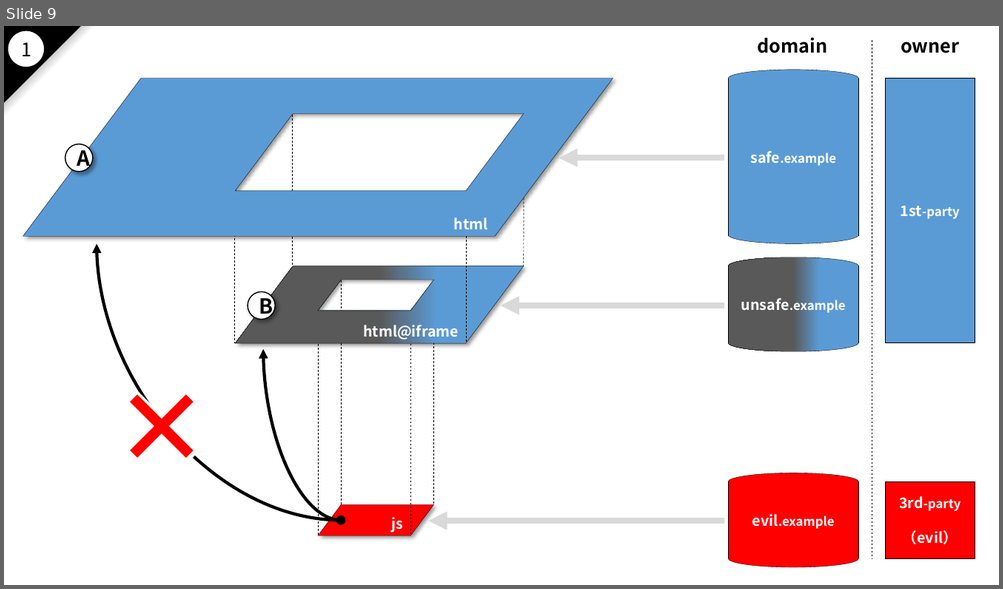
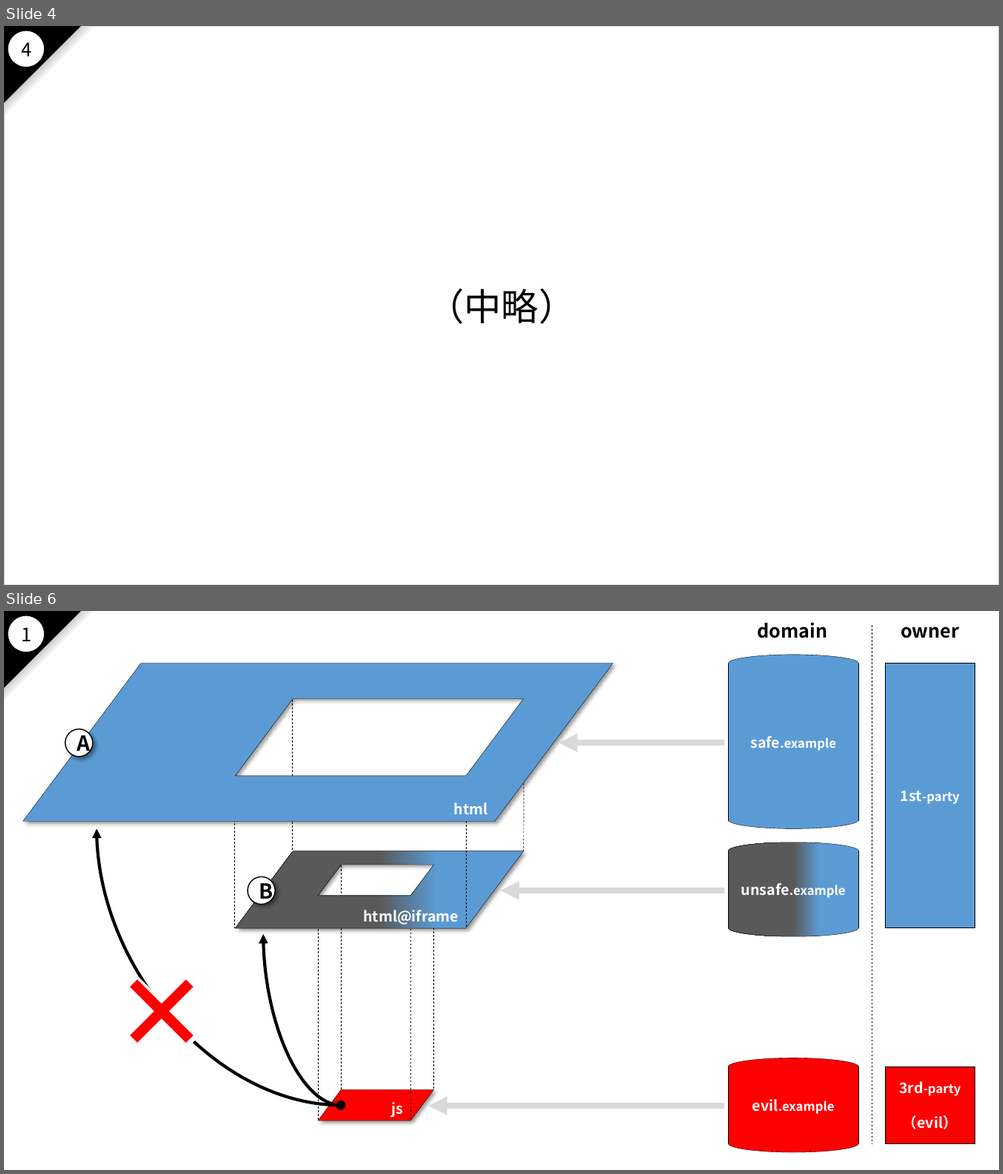
Before and after one commit to nakayama-kazuki/2021, a slide deck: pptx/power-punch-v2.pptx. Shown one above the other, each under a label of ours: slide 9 before the commit, slides 4 and 6 after it; the slides between them are not shown. The pictures are 1003x589 and 1003x1174 pixels, drawn with LibreOffice and Linux fonts; fonts in the diff are those of the drawing; background and template pictures are left out. Boxes give left, top, right and bottom in pixels: in the first picture for what was removed or moved away, otherwise in the second. Text is boxed around its words. In the diff, an @@ line names an element or a change of style, - is before the commit and + after.

```diff
--- a/pptx/power-punch-v2.pptx
+++ b/pptx/power-punch-v2.pptx
@@ slide 4 added at (x1=4, y1=26, x2=999, y2=585), background #FFFFFF; not listed: 3 template elements that a slide beside it also shows @@
@@ rectangle added at (x1=4, y1=26, x2=999, y2=585), outline #D9D9D9 1 pt @@
@@ text added at (x1=21, y1=42, x2=31, y2=56), 18 pt, text #000000 @@
+4
@@ text added at (x1=427, y1=289, x2=576, y2=324), 36 pt, text #000000 @@
+（中略）
@@ what was slide 9 is now slide 6 @@
```
Also in this commit, not shown: 27 slides changed, 5 other slides added, 16 slides removed.
